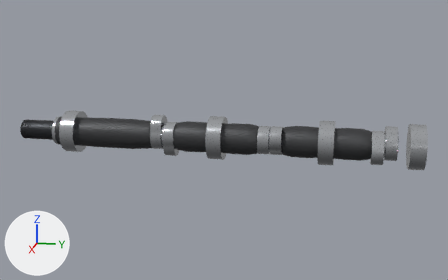
The glTF model public/parts/camshaft-left.glb as it was, and as the next commit left it.
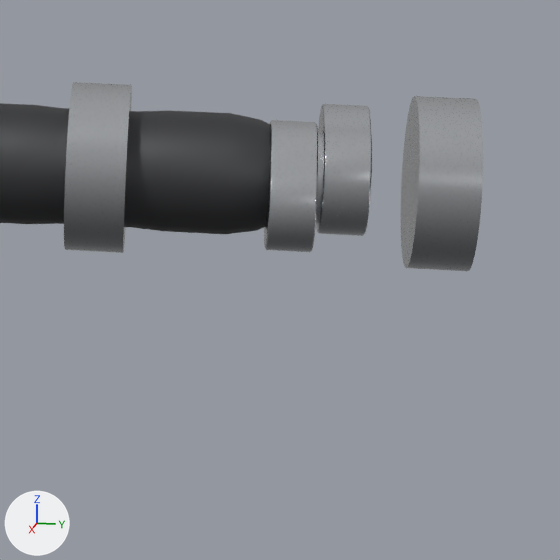
The first picture shows the older version from a 50 mm lens placed at (355.0, 107.0, 160.0), pointed at (-294.0, -22.0, -3.0). The close-ups show the older and then the newer version on the part from 67% to 100% of the width and 35% to 88% of the height of that picture. Only the edits that show in the close-ups are written down. The axes (+X, +Y, +Z) are drawn at lower left. The lights are the same throughout. Where no turn or scale is listed for an object, it has been applied to the vertices. Vertices at exactly the same position are counted once.

The first close-up shows 'camshaft-left:forgedDark', 'camshaft-left:polishedSteel'.
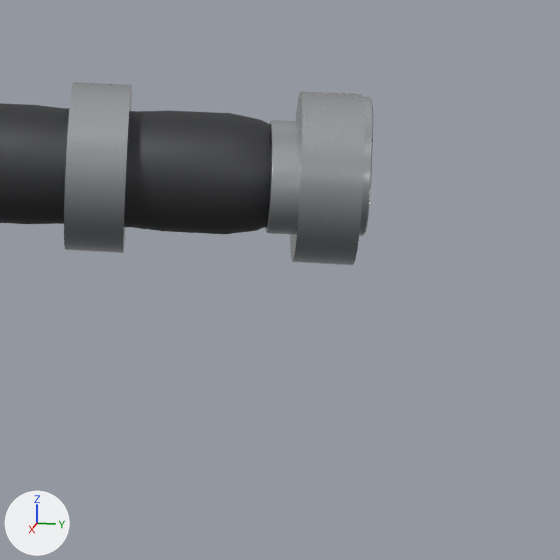
Where the newer file only moved an object's origin or applied its transform, the numbers keep the older frame.

Where the change shows, as pixel boxes (x1, y1, x2, y2) in the close-ups (560 x 560 px; the box of a moved part takes in the faces that stretch with it):
```json
{"object": "camshaft-left:polishedSteel", "change": "reshaped", "before": [64, 82, 483, 271], "after": [64, 82, 373, 265]}
{"part": 1, "of": "me_mesh_0", "change": "moved or reshaped", "before": [401, 96, 483, 271], "after": [290, 92, 364, 265]}
{"part": 2, "of": "me_mesh_0", "change": "moved or reshaped", "before": [264, 120, 318, 252], "after": [264, 120, 301, 235]}
{"part": 3, "of": "me_mesh_0", "change": "moved or reshaped", "before": [316, 104, 372, 236], "after": [359, 96, 373, 236]}
```

Edits to the scene script, one JSON object a line:
```json
{"block": "me_mesh_0", "where": "# used by ob_camshaft_left_polishedsteel; location = (-292.0, -14.2, 0.0)"}
{"op": "remove", "block": "me_mesh_0", "code": "me_mesh_0.from_pydata(...)  # 2316 vertices, 4576 faces; spans x -23.0..23.0, y -202.0..202.0, z -23.0..23.0"}
{"op": "add", "block": "me_mesh_0", "code": "me_mesh_0.from_pydata(...)  # 2316 vertices, 4576 faces; spans x -23.0..23.0, y -202.0..175.0, z -23.0..23.0"}
{"block": "me_mesh_0", "change": "me_mesh_0 part 1: the loose piece of 58 vertices spanning x -23.0..23.0, y 186.0..202.0, z -23.0..23.0 is moved by (0.0, -30.0, 0.0)"}
{"block": "me_mesh_0", "change": "me_mesh_0 part 2: the loose piece of 322 vertices spanning x -15.0..21.0, y 149.0..161.0, z -18.0..15.0 is turned -32.7 degrees about the y axis through the mesh origin"}
{"block": "me_mesh_0", "change": "me_mesh_0 part 3: the loose piece of 322 vertices spanning x -21.0..15.0, y 163.0..175.0, z -15.0..19.0 is turned 43.2 degrees about the y axis through the mesh origin"}
{"block": "me_mesh_0", "change": "other edits to the shape of me_mesh_0 do not show in these pictures"}
```
